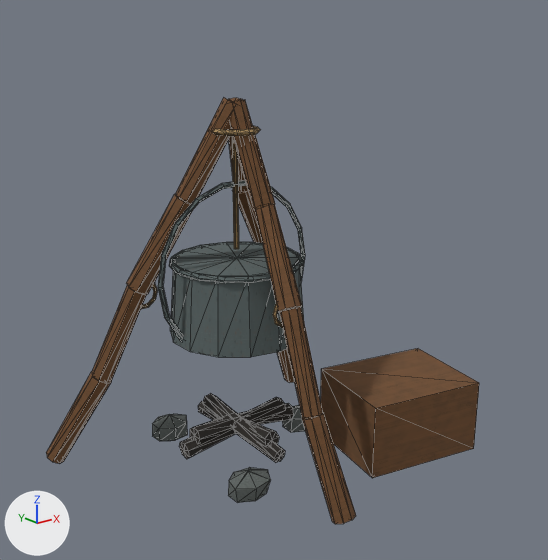
Two versions of the OBJ model Assets/ProjectOEN/ProductionArt/Meshes/environment_set_dressing/en-017_cooking_corner_set__crate.obj, one commit apart.
One viewpoint serves both versions: a 50 mm camera at (-1.36, -1.89, 1.35) aimed at (0.07, -0.1, 0.64). The axes (+X, +Y, +Z) are drawn at lower left. The lights are the same throughout. The picture after the commit comes second. Mesh edges are drawn as thin lines. Where no turn or scale is listed for an object, it has been applied to the vertices. Vertices at exactly the same position are counted once.

In view in the first picture: 'en-017_cooking_corner_set__crate'.
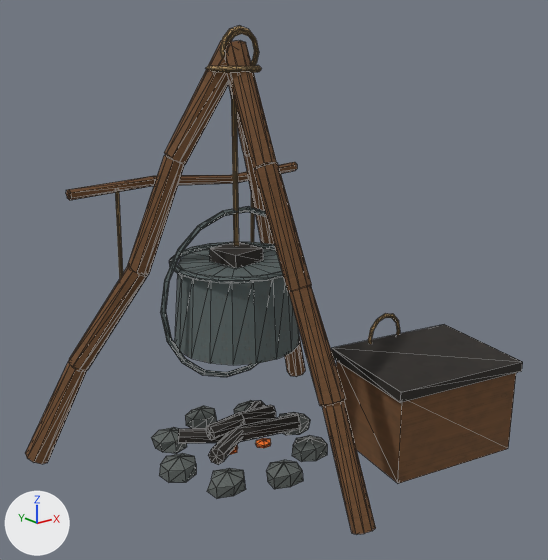
Pixel boxes (x1, y1, x2, y2) of what changed, in the pictures (548 x 560 px; the box of a moved part takes in the faces that stretch with it):
'en-017_cooking_corner_set__crate', reshaped (15% wider, 19% taller)
    before: (46, 98, 479, 524)
    after: (25, 26, 523, 534)
part 1 of me_en_017_cooking_corner_set__crate, moved or reshaped
    before: (213, 126, 260, 136)
    after: (220, 26, 258, 66)
part 2 of me_en_017_cooking_corner_set__crate, added (brown)
    after: (231, 90, 239, 246)
part 3 of me_en_017_cooking_corner_set__crate, added
    after: (175, 248, 299, 365)
part 4 of me_en_017_cooking_corner_set__crate, moved or reshaped
    before: (158, 180, 305, 341)
    after: (160, 206, 266, 377)
part 5 of me_en_017_cooking_corner_set__crate, rebuilt (13% wider, 16% taller)
    before: (46, 98, 356, 524)
    after: (25, 40, 376, 534)
part 6 of me_en_017_cooking_corner_set__crate, rebuilt (33% narrower, 43% shorter)
    before: (179, 397, 285, 459)
    after: (205, 405, 276, 440)
part 7 of me_en_017_cooking_corner_set__crate, rebuilt
    before: (282, 405, 305, 432)
    after: (279, 412, 310, 435)
part 8 of me_en_017_cooking_corner_set__crate, rebuilt
    before: (321, 348, 479, 478)
    after: (336, 360, 516, 483)
part 9 of me_en_017_cooking_corner_set__crate, deleted
    before: (141, 282, 158, 309)
part 10 of me_en_017_cooking_corner_set__crate, deleted
    before: (273, 303, 283, 328)
part 11 of me_en_017_cooking_corner_set__crate, deleted
    before: (228, 467, 271, 503)
part 12 of me_en_017_cooking_corner_set__crate, deleted (brown)
    before: (232, 138, 239, 249)
part 13 of me_en_017_cooking_corner_set__crate, reshaped
    before: (152, 242, 304, 463)
    after: (66, 162, 523, 498)
part 14 of me_en_017_cooking_corner_set__crate, added (brown)
    after: (206, 30, 261, 73)

The change, as a diff of the scene's bpy script:
```diff
--- a/Assets/ProjectOEN/ProductionArt/Meshes/environment_set_dressing/en-017_cooking_corner_set__crate.obj.py
+++ b/Assets/ProjectOEN/ProductionArt/Meshes/environment_set_dressing/en-017_cooking_corner_set__crate.obj.py
@@ me_en_017_cooking_corner_set__crate @@
-me_en_017_cooking_corner_set__crate.from_pydata(...)  # 785 vertices, 1466 faces; spans x -0.55..0.721, y -0.554..0.371, z -0.009..1.198
+me_en_017_cooking_corner_set__crate.from_pydata(...)  # 1216 vertices, 2180 faces; spans x -0.607..0.824, y -0.632..0.409, z -0.008..1.4
+# me_en_017_cooking_corner_set__crate part 1: the loose piece of 48 vertices spanning x -0.079..0.079, y -0.079..0.079, z 1.091..1.109 is multiplied about its middle by the matrix ((0.886, 0.0, 0.0), (0.0, 0.0, -0.889), (0.0, -0.886, 0.0)), then moved by (0.015, -0.01, 0.23)
+# me_en_017_cooking_corner_set__crate part 2: a new loose piece, a 7-sided cylinder along z spanning x -0.008..0.008, y -0.007..0.008, z 0.74..1.25, in mat_rope (picture img_rope_albedo_png)
+# me_en_017_cooking_corner_set__crate part 3: a new loose piece, an 18-sided cut cone along z (radius 0.205 at the low end, 0.185 at the high end) spanning x -0.202..0.202, y -0.205..0.205, z 0.42..0.69, in mat_metal (picture img_metal_albedo_png)
+# me_en_017_cooking_corner_set__crate part 4: the loose piece of 72 vertices spanning x -0.289..0.289, y -0.009..0.009, z 0.375..0.945 is scaled about its middle by (0.982, 1, 0.982), then moved by (0.0, 0.0, -0.08)
+# me_en_017_cooking_corner_set__crate part 5: the loose piece of 205 vertices spanning x -0.55..0.55, y -0.554..0.371, z 0.003..1.198 is rebuilt with 229 vertices and now spans x -0.607..0.607, y -0.632..0.409, z 0.008..1.36
+# me_en_017_cooking_corner_set__crate part 6: the loose piece of 31 vertices spanning x -0.223..0.183, y -0.028..0.031, z 0.06..0.158 is rebuilt with 31 vertices and now spans x -0.121..0.135, y -0.043..0.026, z 0.095..0.152
+# me_en_017_cooking_corner_set__crate part 7: the loose piece of 28 vertices spanning x 0.209..0.344, y -0.06..0.066, z -0.006..0.097 is rebuilt with 28 vertices and now spans x 0.179..0.299, y -0.055..0.057, z -0.008..0.078
+# me_en_017_cooking_corner_set__crate part 8: the loose piece of 8 vertices spanning x 0.239..0.721, y -0.49..-0.07, z 0.005..0.255 is rebuilt with 8 vertices and now spans x 0.273..0.807, y -0.571..-0.109, z 0.01..0.31
+# me_en_017_cooking_corner_set__crate part 9: the loose piece of 40 vertices spanning x -0.302..-0.198, y 0.156..0.17, z 0.541..0.639 is deleted
+# me_en_017_cooking_corner_set__crate part 10: the loose piece of 40 vertices spanning x -0.052..0.052, y -0.257..-0.243, z 0.541..0.639 is deleted
+# me_en_017_cooking_corner_set__crate part 11: the loose piece of 28 vertices spanning x -0.206..-0.06, y -0.297..-0.178, z -0.009..0.098 is deleted
+# me_en_017_cooking_corner_set__crate part 12: the loose piece of 14 vertices spanning x -0.007..0.007, y -0.008..0.008, z 0.73..1.08 is deleted
+# me_en_017_cooking_corner_set__crate part 13: 221 vertices removed from x -0.214..0.224, y -0.225..0.292, z -0.008..0.7; 592 vertices added at x -0.441..0.824, y -0.584..0.287, z -0.008..0.945
+# me_en_017_cooking_corner_set__crate part 14: 144 vertices added at x -0.083..0.084, y -0.083..0.083, z 1.263..1.389
+# other edits to the shape of me_en_017_cooking_corner_set__crate do not show in these pictures
 me_en_017_cooking_corner_set__crate.materials.append(mat_wood)
@@ me_en_017_cooking_corner_set__crate @@
 me_en_017_cooking_corner_set__crate.materials.append(mat_stone)
+me_en_017_cooking_corner_set__crate.materials.append(mat_fire)  # picture img_fire_albedo_png
```
